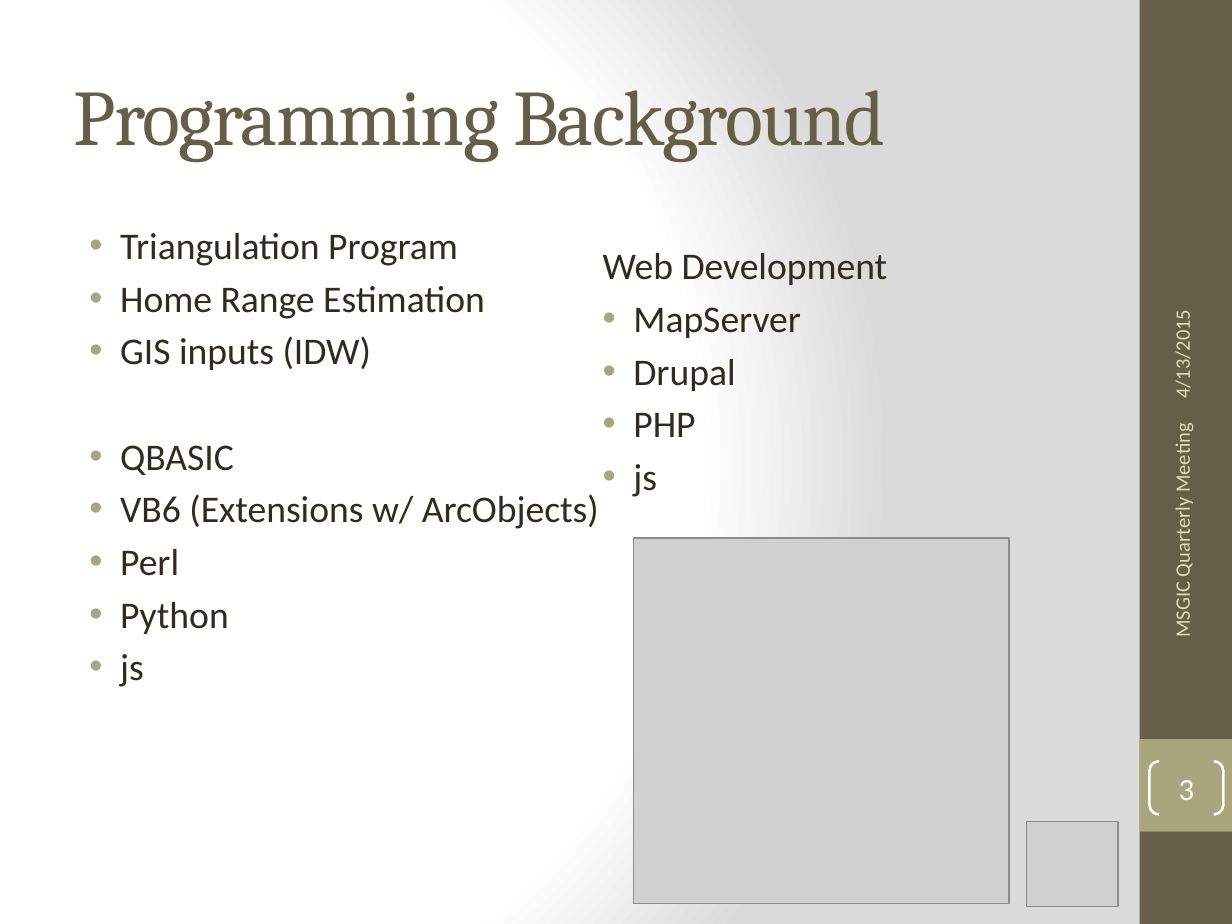
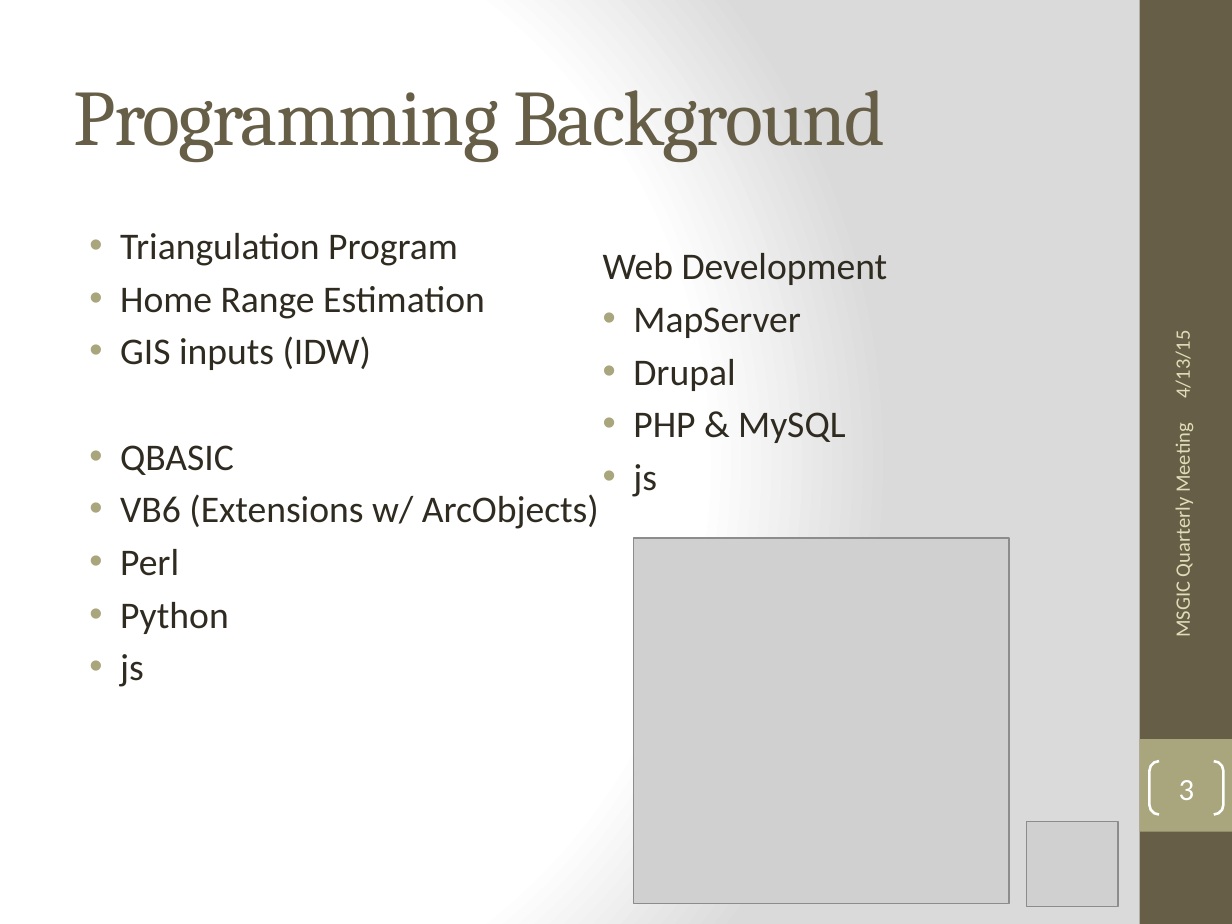
Before and after one commit to jbchurchill/current_presentations, a slide deck: slide 3 of Lessons_Learned_ESRI_javascript_API.pptx. Drawn at 1232x924 pixels with LibreOffice and Linux fonts; fonts in the diff are those of the drawing; grey boxes stand for pictures. Boxes give left, top, right and bottom in pixels: in the first picture for what was removed or moved away, otherwise in the second. Text is boxed around its words. In the diff, an @@ line names an element or a change of style, - is before the commit and + after.

```diff
--- a/Lessons_Learned_ESRI_javascript_API.pptx
+++ b/Lessons_Learned_ESRI_javascript_API.pptx
@@ text at (1170, 337, 1195, 397): text changed @@
-4/13/2015
+4/13/15
@@ text at (633, 412, 845, 443): text changed @@
-• PHP
+• PHP & MySQL
```
Also in this commit, not shown: 14 other slides changed, 1 slide added.
